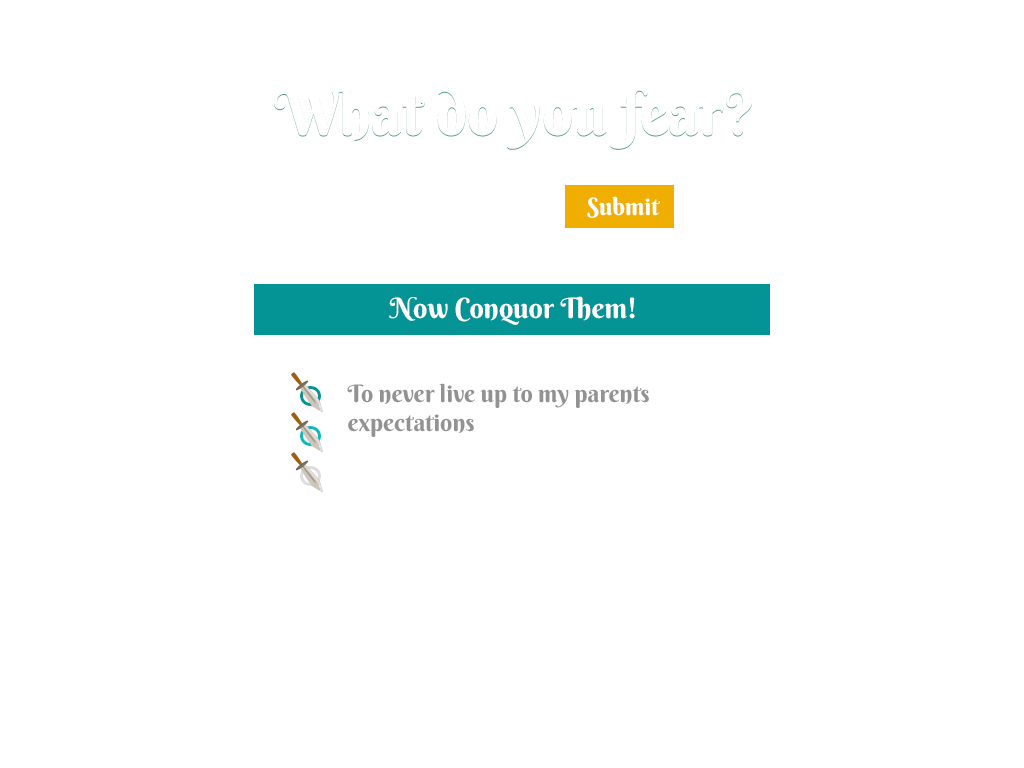
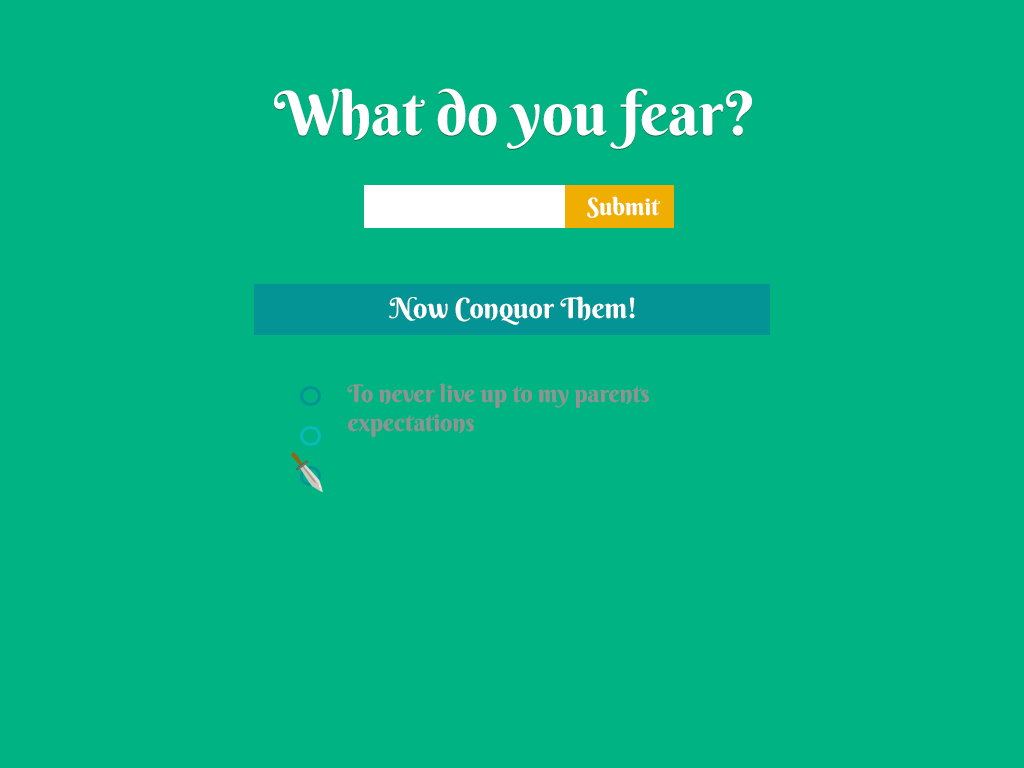
Layers edited between the first and the second 1024×768 image:
hid "sword copy" over bbox(291, 372, 323, 413)
hid "sword" (1st of 2, in "Fears Box" › "bullet" › "hover state") over bbox(291, 412, 323, 453)
showed "BG" over bbox(0, 0, 1024, 768)
